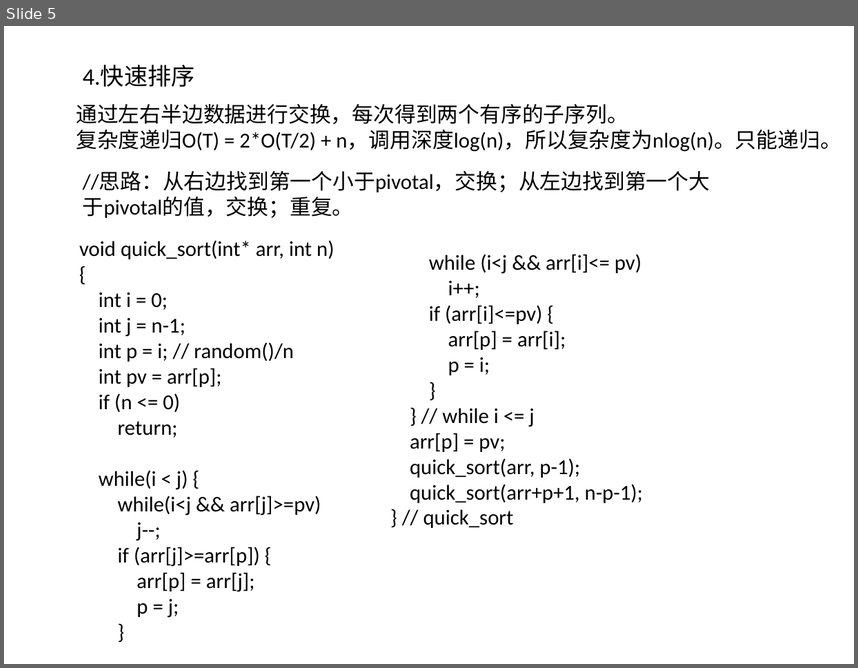
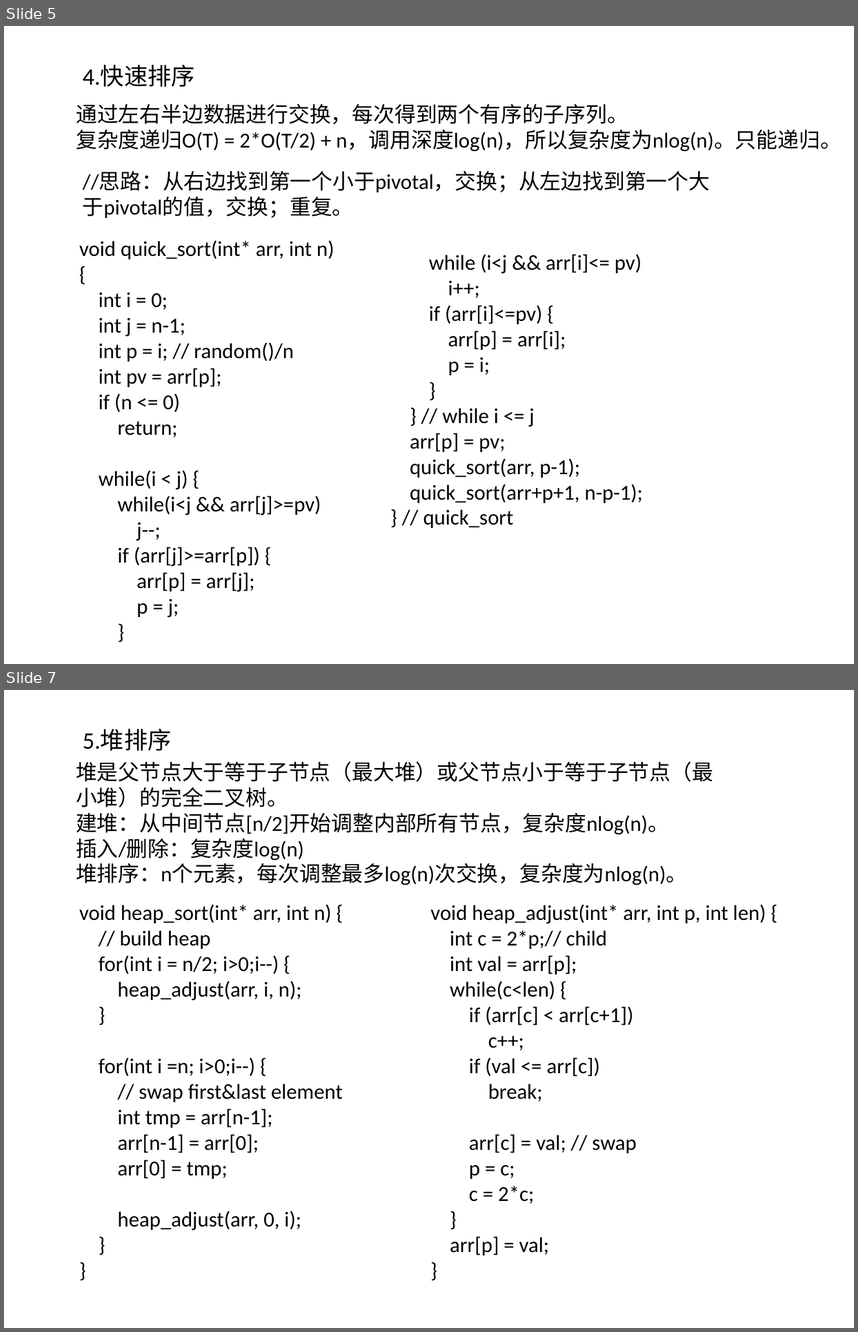
Before and after one commit to willkk/go, a slide deck: algos_summary.pptx. Shown one above the other, each under a label of ours: slide 5 before the commit, slides 5 and 7 after it; the slides between them are not shown. The pictures are 858x668 and 858x1332 pixels, drawn with LibreOffice and Linux fonts; fonts in the diff are those of the drawing. Boxes give left, top, right and bottom in pixels: in the first picture for what was removed or moved away, otherwise in the second. Text is boxed around its words. In the diff, an @@ line names an element or a change of style, - is before the commit and + after.

```diff
--- a/algos_summary.pptx
+++ b/algos_summary.pptx
@@ slide 7 added at (4,690,854,1328), background #FFFFFF @@
@@ text added at (83,729,172,751), 20 pt, text #000000 @@
+5.堆排序
@@ text added at (76,761,713,885), 18 pt, text #000000 @@
+堆是父节点大于等于子节点（最大堆）或父节点小于等于子节点（最小堆）的完全二叉树。
+建堆：从中间节点[n/2]开始调整内部所有节点，复杂度nlog(n)。
+插入/删除：复杂度log(n)
+堆排序：n个元素，每次调整最多log(n)次交换，复杂度为nlog(n)。
@@ text added at (79,904,343,1230), 18 pt, text #000000 @@
+void heap_sort(int* arr, int n) {
+// build heap
+for(int i = n/2; i>0;i--) {
+heap_adjust(arr, i, n);
+}
+for(int i =n; i>0;i--) {
+// swap first&last element
+int tmp = arr[n-1];
+arr[n-1] = arr[0];
+arr[0] = tmp;
+heap_adjust(arr, 0, i);
+}
+}
@@ text added at (430,904,766,1255), 18 pt, text #000000 @@
+void heap_adjust(int* arr, int p, int len) {
+int c = 2*p;// child
+int val = arr[p];
+while(c<len) {
+if (arr[c] < arr[c+1])
+c++;
+if (val <= arr[c])
+break;
+arr[c] = val; // swap
+p = c;
+c = 2*c;
+}
+arr[p] = val;
+}
```
Also in this commit, not shown: 1 slide changed, 1 other slide added.
